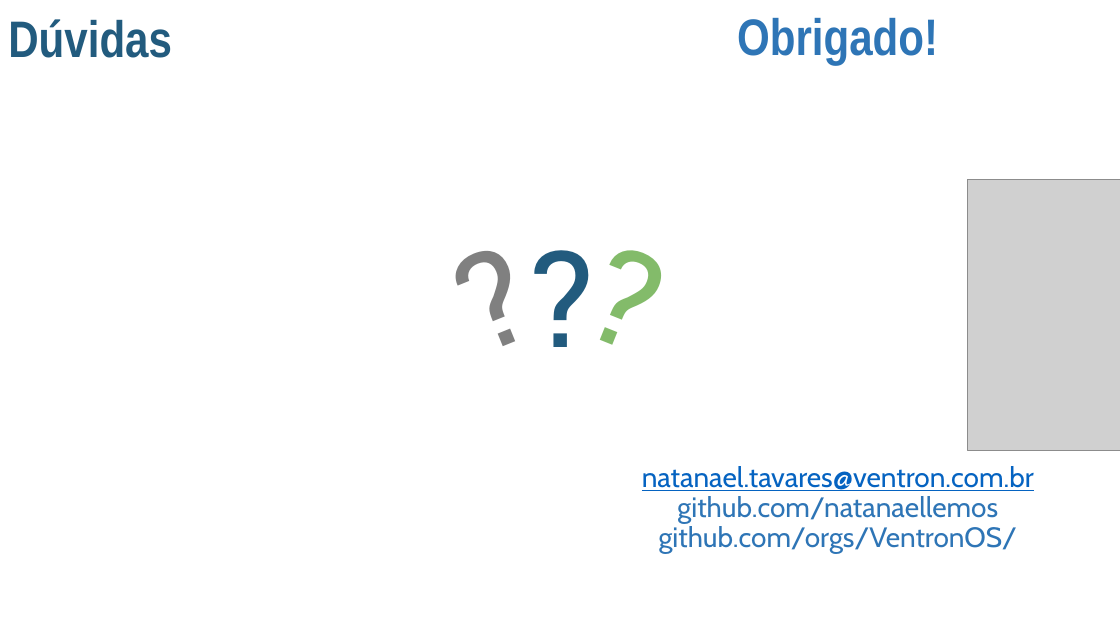
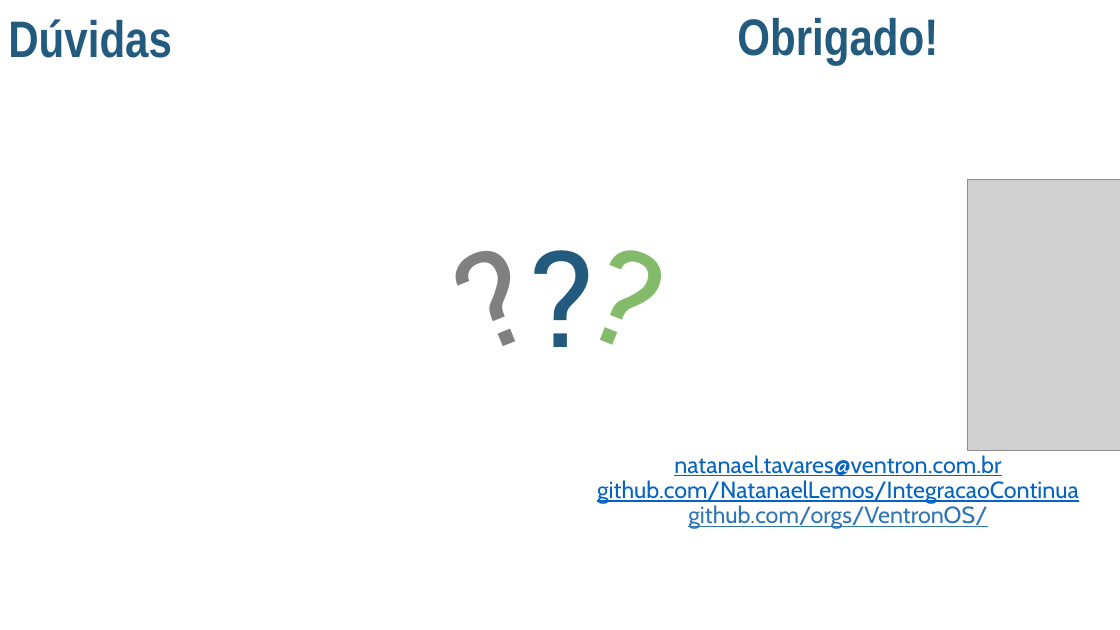
Before and after one commit to NatanaelLemos/IntegracaoContinua, a slide deck: slide 19 of 000-Apresentação/Techday.pptx (slide 16 before the commit). Drawn at 1120x630 pixels with LibreOffice and Linux fonts; fonts in the diff are those of the drawing; grey boxes stand for pictures; background and template pictures are left out. Boxes give left, top, right and bottom in pixels: in the first picture for what was removed or moved away, otherwise in the second. Text is boxed around its words. In the diff, an @@ line names an element or a change of style, - is before the commit and + after.

```diff
--- a/000-Apresentação/Techday.pptx
+++ b/000-Apresentação/Techday.pptx
@@ text "Obrigado!" at (737,17,938,66): text colour #2E75B6 to #225B7E @@
@@ text "natanael.tavares@ventron.com.br": place and size @@
-text "natanael.tavares@ventron.com.br" at (642,466,1034,554)
+text "natanael.tavares@ventron.com.br" at (597,455,1079,529)
@@ text at (674,455,1001,529): size 24 to 20 pt in "natanael.tavares@ventron.com.br", "github.com/orgs/VentronOS/"; underline on in "github.com/orgs/VentronOS/" @@
@@ text at (597,480,1079,504): text changed; size 24 to 20 pt; text colour #2E75B6 to #0563C1 @@
-github.com/natanaellemos
+github.com/NatanaelLemos/IntegracaoContinua
```
Also in this commit, not shown: 5 other slides changed, 3 slides added, 1 other file.
